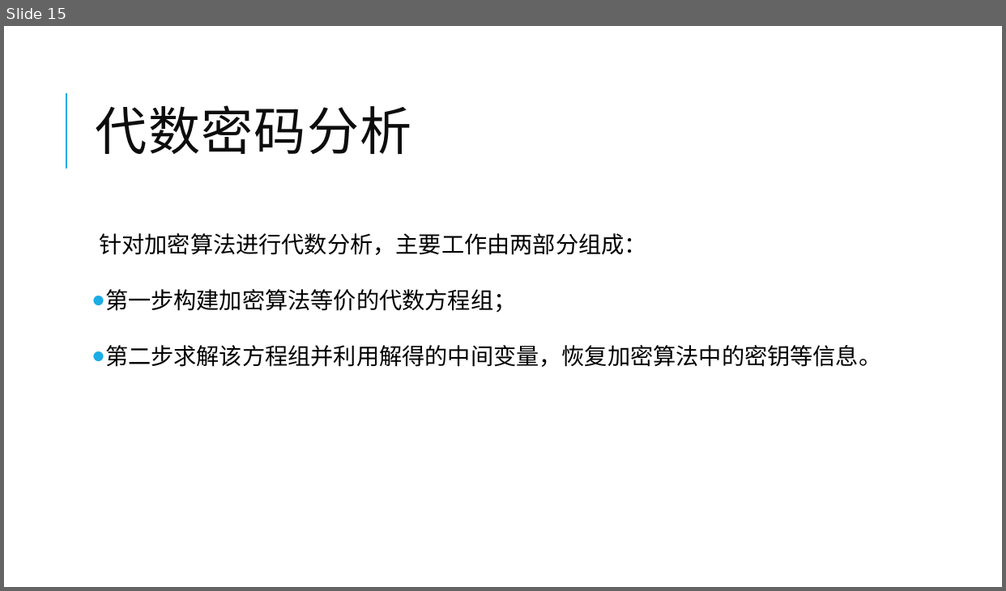
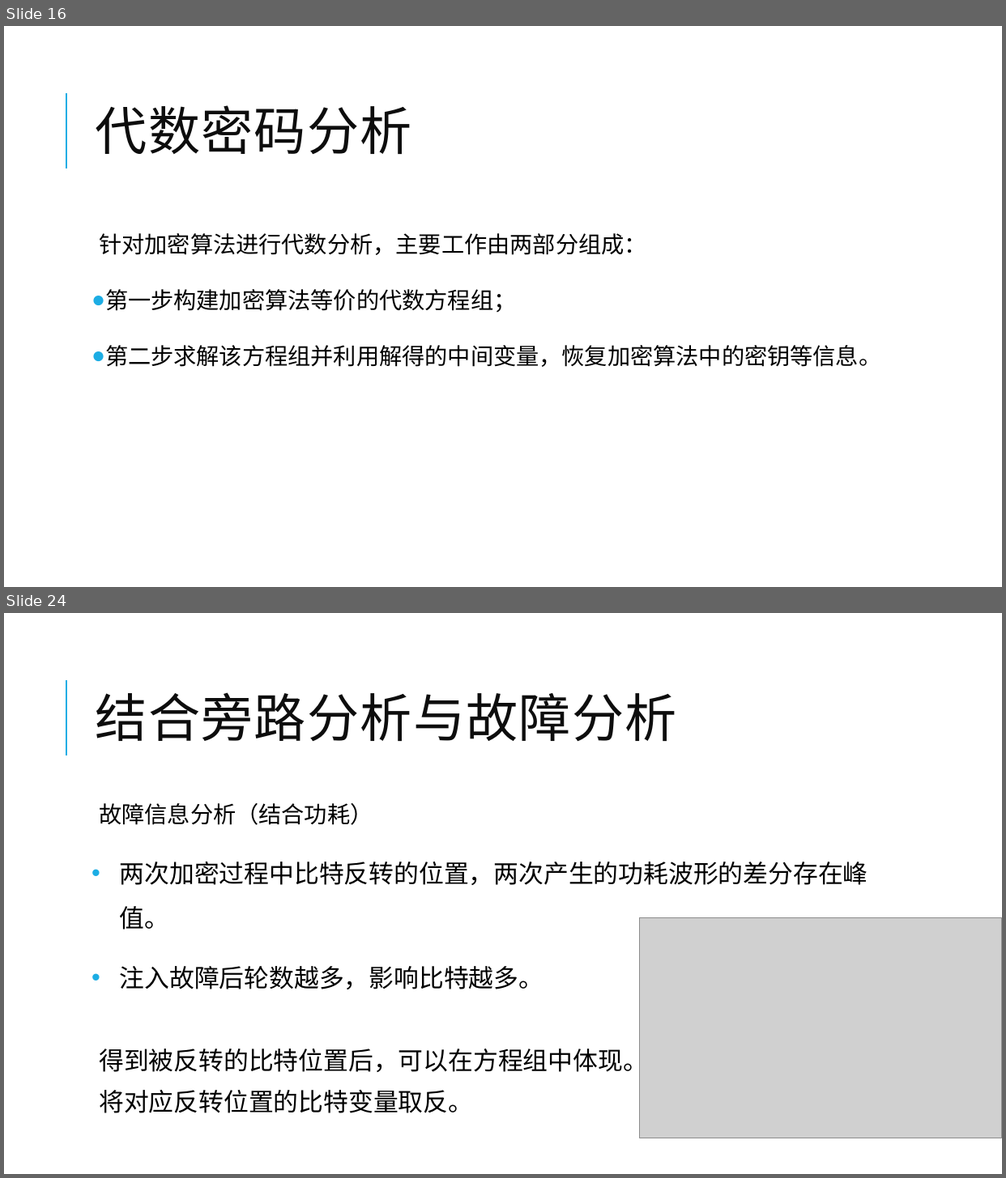
Before and after one commit to yberlin/hello-world, a slide deck: 数电/代数解析器与其密码学领域的应用.pptx. Shown one above the other, each under a label of ours: slide 15 before the commit, slides 16 and 24 after it; the slides between them are not shown. The pictures are 1006x591 and 1006x1178 pixels, drawn with LibreOffice and Linux fonts; fonts in the diff are those of the drawing; grey boxes stand for pictures. Boxes give left, top, right and bottom in pixels: in the first picture for what was removed or moved away, otherwise in the second. Text is boxed around its words. In the diff, an @@ line names an element or a change of style, - is before the commit and + after.

```diff
--- a/数电/代数解析器与其密码学领域的应用.pptx
+++ b/数电/代数解析器与其密码学领域的应用.pptx
@@ slide 24 added at bbox=[4, 613, 1002, 1174], background #FFFFFF; not listed: 1 template element that a slide beside it also shows @@
@@ title added at bbox=[96, 692, 677, 741], 50 pt, text #0D0D0D @@
+结合旁路分析与故障分析
@@ text added at bbox=[99, 803, 868, 1114], 24 pt, text #000000 @@
+  故障信息分析（结合功耗）
+• 两次加密过程中比特反转的位置，两次产生的功耗波形的差分存在峰值。
+• 注入故障后轮数越多，影响比特越多。
+  得到被反转的比特位置后，可以在方程组中体现。
+  将对应反转位置的比特变量取反。
@@ picture added at bbox=[640, 918, 1002, 1139] @@
@@ what was slide 15 is now slide 16 @@
```
Also in this commit, not shown: 7 slides changed, 13 other slides added, 1 slide removed.
